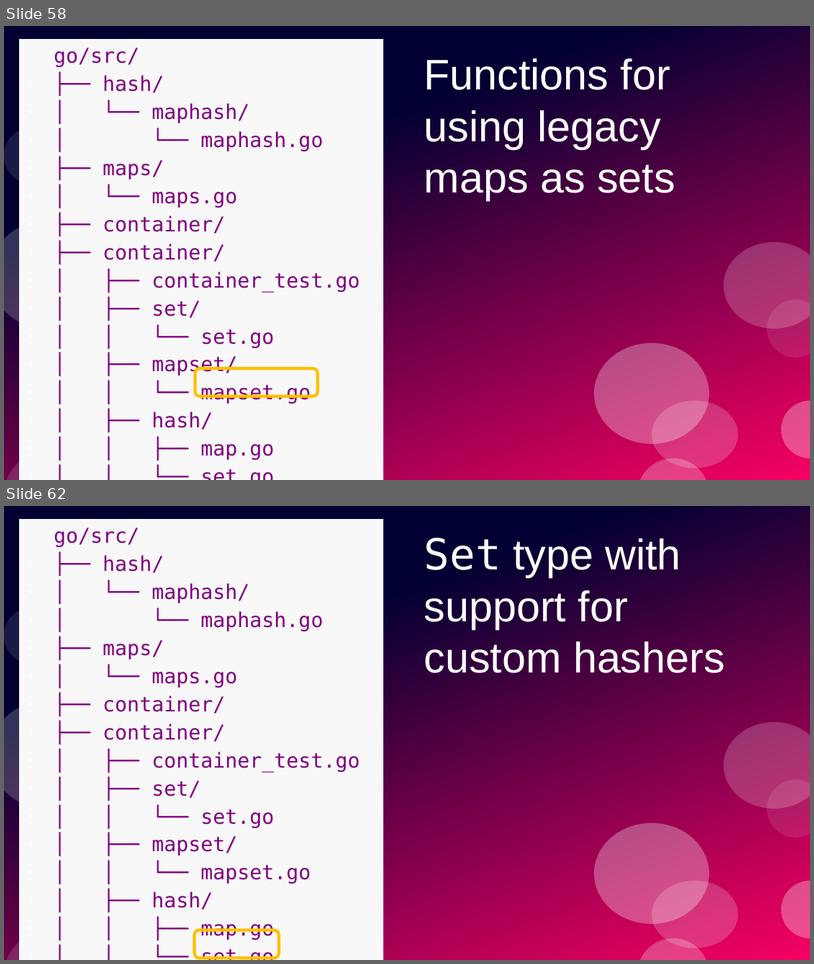
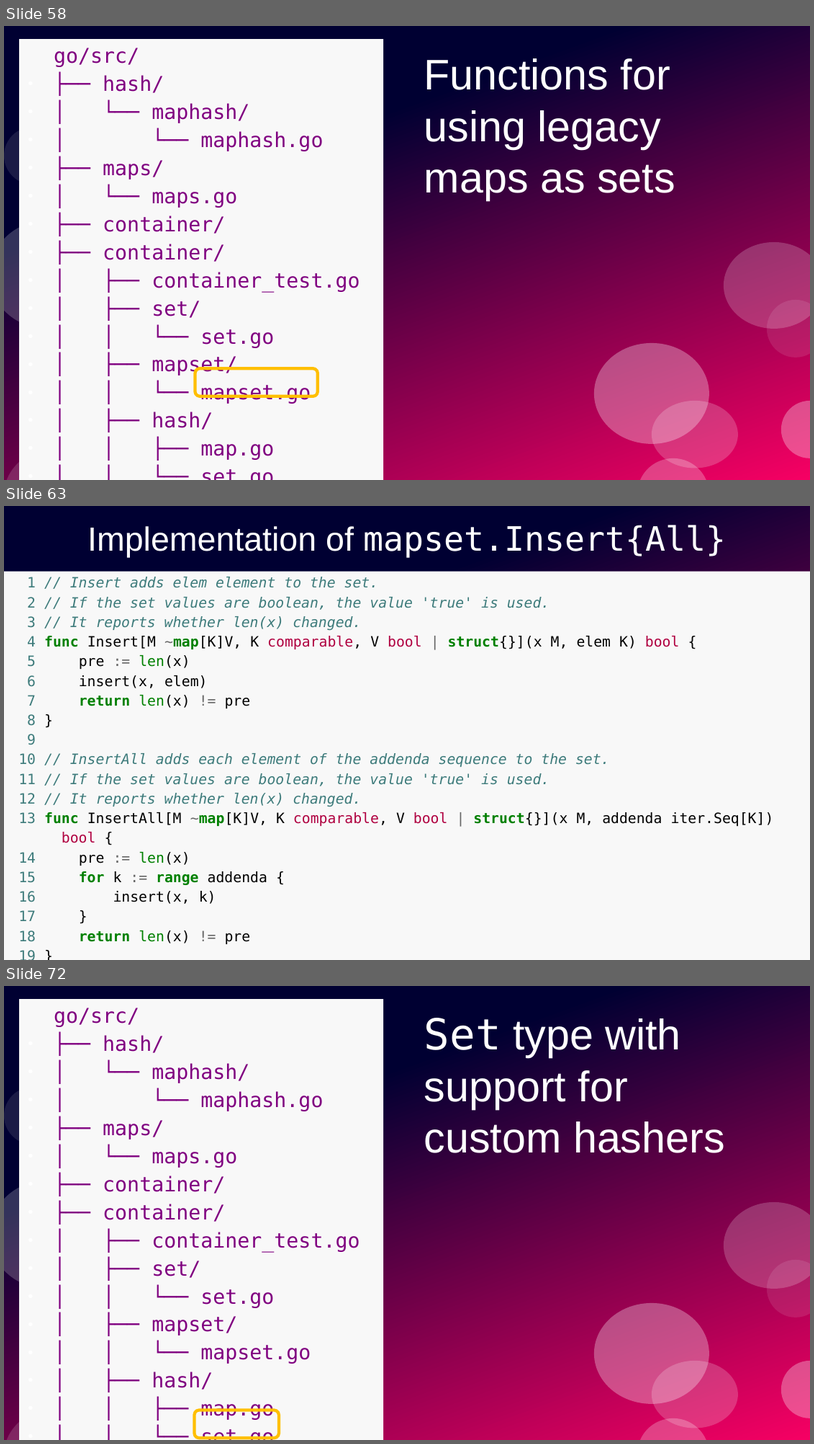
Before and after one commit to ramalho/sets-in-go, a slide deck: sets-in-go.odp. Shown one above the other, each under a label of ours: slides 58 and 62 before the commit, slides 58, 63 and 72 after it; the slides between them are not shown. The pictures are 814x964 and 814x1444 pixels, drawn with LibreOffice and Linux fonts; fonts in the diff are those of the drawing. Boxes give left, top, right and bottom in pixels: in the first picture for what was removed or moved away, otherwise in the second. Text is boxed around its words. In the diff, an @@ line names an element or a change of style, - is before the commit and + after.

```diff
--- a/sets-in-go.odp
+++ b/sets-in-go.odp
@@ slide 63 added at (4, 506, 810, 960), background #FFFFFF; not listed: 8 template elements that a slide beside it also shows @@
@@ title added at (88, 525, 726, 558), 33 pt, text #FFFFFF @@
+Implementation of mapset.Insert{All}
@@ text added at (4, 571, 810, 960), fill #F8F8F8, 14 pt, text #3D7B7B @@
+1 // Insert adds elem element to the set.
+2 // If the set values are boolean, the value 'true' is used.
+3 // It reports whether len(x) changed.
+4 func Insert[M ~map[K]V, K comparable, V bool | struct{}](x M, elem K) bool {
+5 pre := len(x)
+6 insert(x, elem)
+7 return len(x) != pre
+8 }
+9
+10 // InsertAll adds each element of the addenda sequence to the set.
+11 // If the set values are boolean, the value 'true' is used.
+12 // It reports whether len(x) changed.
+13 func InsertAll[M ~map[K]V, K comparable, V bool | struct{}](x M, addenda iter.Seq[K])
+bool {
+14 pre := len(x)
+15 for k := range addenda {
+16 insert(x, k)
+17 }
+18 return len(x) != pre
+19 }
@@ what was slide 62 is now slide 72 @@
```
Also in this commit, not shown: 3 slides changed, 10 other slides added, 5 other files.
